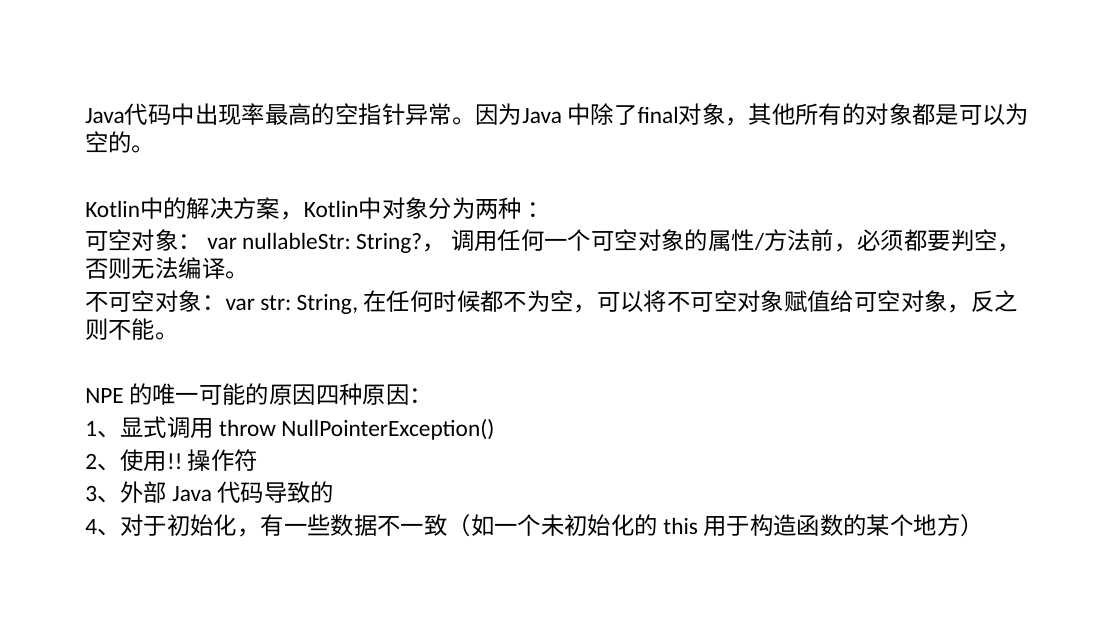
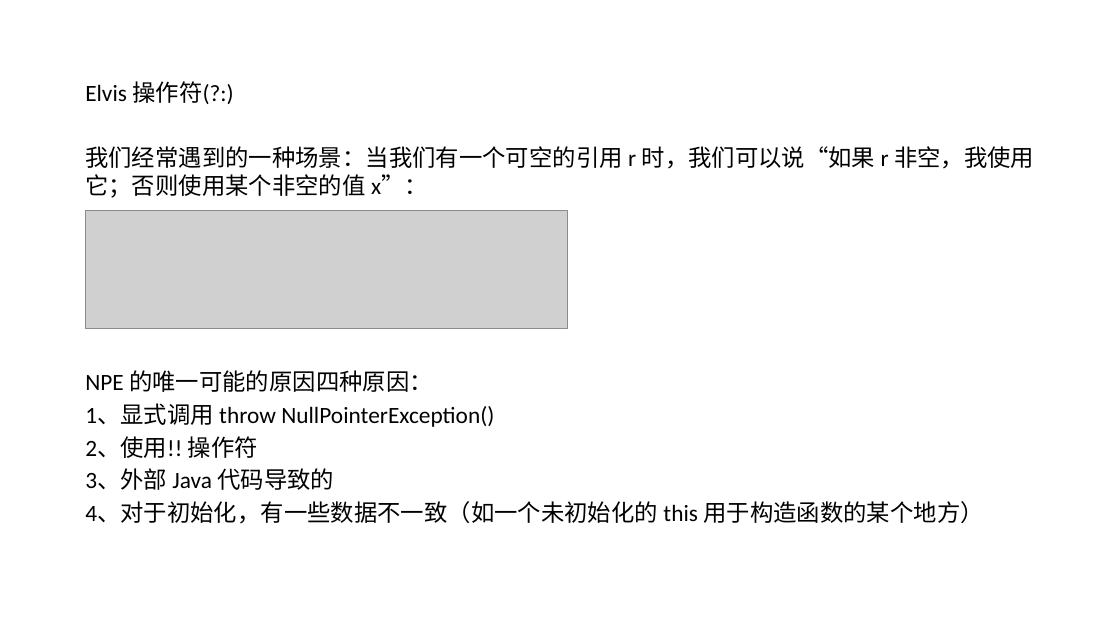
Before and after one commit to shenbibo/KotlinWeather, a slide deck: slide 7 of docs/初探kotlin - 副本.pptx (slide 4 before the commit). Drawn at 1120x630 pixels with LibreOffice and Linux fonts; fonts in the diff are those of the drawing; grey boxes stand for pictures; background and template pictures are left out. Boxes give left, top, right and bottom in pixels: in the first picture for what was removed or moved away, otherwise in the second. Text is boxed around its words. In the diff, an @@ line names an element or a change of style, - is before the commit and + after.

```diff
--- a/docs/初探kotlin - 副本.pptx
+++ b/docs/初探kotlin - 副本.pptx
@@ text "Elvis 操作符(?:)": place and size @@
-text "Elvis 操作符(?:)" at <box>85,103,1029,537</box>
+text "Elvis 操作符(?:)" at <box>85,81,1034,524</box>
@@ text at <box>85,81,1034,198</box>: text changed @@
-Java代码中出现率最高的空指针异常。因为Java 中除了final对象，其他所有的对象都是可以为空的。
-Kotlin中的解决方案，Kotlin中对象分为两种 ：
-可空对象： var nullableStr: String?， 调用任何一个可空对象的属性/方法前，必须都要判空，否则无法编译。
-不可空对象：var str: String, 在任何时候都不为空，可以将不可空对象赋值给可空对象，反之则不能。
+Elvis 操作符(?:)
+我们经常遇到的一种场景：当我们有一个可空的引用 r 时，我们可以说“如果 r 非空，我使用它；否则使用某个非空的值 x”：
@@ picture added at <box>86,211,568,329</box> @@
```
Also in this commit, not shown: 5 other slides changed, 2 slides added, 1 slide removed, 1 other file.
